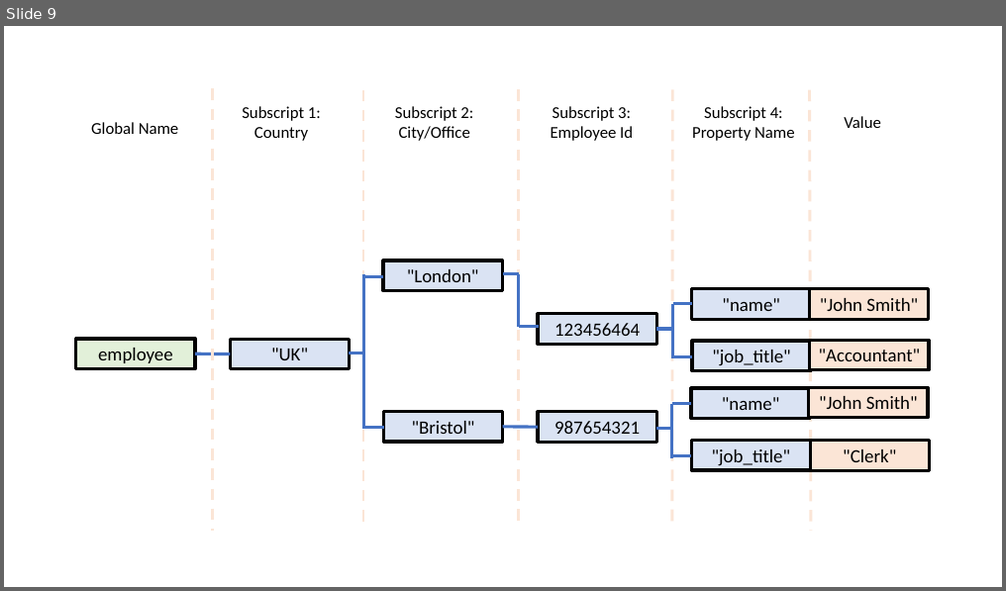
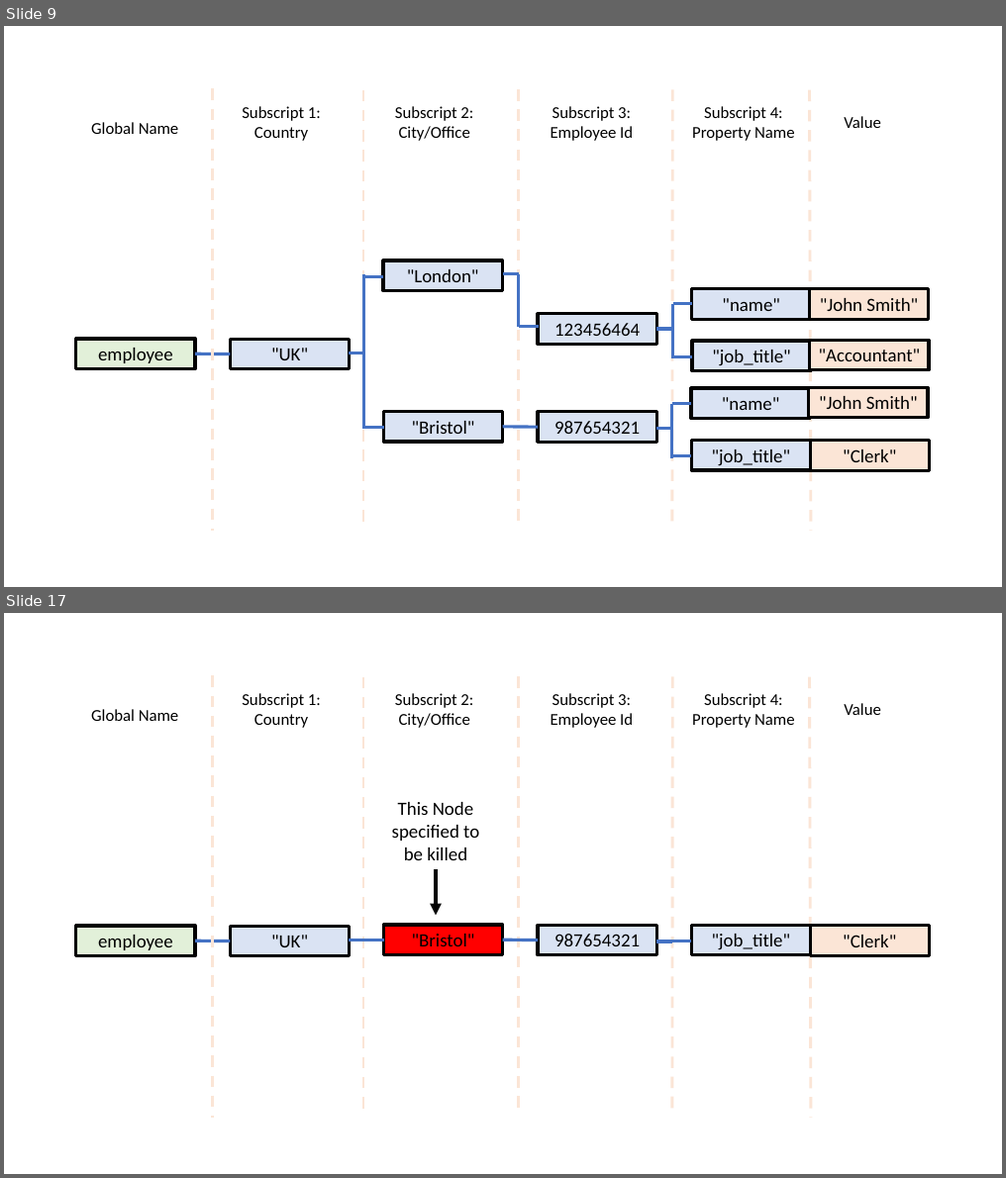
Before and after one commit to robtweed/global_storage, a slide deck: diagrams/global_storage.pptx. Shown one above the other, each under a label of ours: slide 9 before the commit, slides 9 and 17 after it; the slides between them are not shown. The pictures are 1006x591 and 1006x1178 pixels, drawn with LibreOffice and Linux fonts; fonts in the diff are those of the drawing. Boxes give left, top, right and bottom in pixels: in the first picture for what was removed or moved away, otherwise in the second. Text is boxed around its words. In the diff, an @@ line names an element or a change of style, - is before the commit and + after.

```diff
--- a/diagrams/global_storage.pptx
+++ b/diagrams/global_storage.pptx
@@ slide 17 added at <box>4,613,1002,1174</box>, background #FFFFFF @@
@@ line added from (212, 676) to (212, 1118), #FBE5D6 2.75 pt dashed @@
@@ text added at <box>242,693,321,728</box>, 16 pt, text #000000 @@
+Subscript 1:
+Country
@@ line added from (363, 677) to (363, 1110), #FBE5D6 2.75 pt dashed @@
@@ text added at <box>395,693,473,728</box>, 16 pt, text #000000 @@
+Subscript 2:
+City/Office
@@ line added from (519, 676) to (519, 1110), #FBE5D6 2.75 pt dashed @@
@@ text added at <box>550,693,633,728</box>, 16 pt, text #000000 @@
+Subscript 3:
+Employee Id
@@ line added from (672, 676) to (672, 1110), #FBE5D6 2.75 pt dashed @@
@@ text added at <box>692,693,795,728</box>, 16 pt, text #000000 @@
+Subscript 4:
+Property Name
@@ line added from (810, 677) to (811, 1118), #FBE5D6 2.75 pt dashed @@
@@ text added at <box>91,709,179,721</box>, 16 pt, text #000000 @@
+Global Name
@@ text added at <box>844,703,881,715</box>, 16 pt, text #000000 @@
+Value
@@ text added at <box>392,802,479,861</box>, 18 pt, text #000000 @@
+This Node
+specified to
+be killed
@@ arrow added from (436, 869) to (436, 916), #000000 3.75 pt @@
@@ rectangle added at <box>76,926,195,956</box>, fill #E2F0D9, outline #000000 3 pt, 18 pt, text #000000 @@
+employee
@@ rectangle added at <box>230,926,350,956</box>, fill #DAE3F3, outline #000000 3 pt, 18 pt, text #000000 @@
+"UK"
@@ rectangle added at <box>383,925,503,956</box>, fill #FF0000, outline #000000 3 pt, 18 pt, text #000000 @@
+"Bristol"
@@ rectangle added at <box>538,925,656,956</box>, fill #DAE3F3, outline #000000 3 pt, 18 pt, text #000000 @@
+987654321
@@ rectangle added at <box>691,925,810,956</box>, fill #DAE3F3, outline #000000 3 pt, 18 pt, text #000000 @@
+"job_title"
@@ rectangle added at <box>810,926,930,956</box>, fill #FBE5D6, outline #000000 3 pt, 18 pt, text #000000 @@
+"Clerk"
@@ line added from (195, 941) to (230, 942), #4472C4 3 pt @@
@@ line added from (349, 941) to (364, 941), #4472C4 3 pt @@
@@ line added from (364, 940) to (384, 940), #4472C4 3 pt @@
@@ line added from (503, 940) to (538, 940), #4472C4 3 pt @@
@@ line added from (656, 942) to (672, 942), #4472C4 3 pt @@
@@ line added from (672, 942) to (691, 942), #4472C4 3 pt @@
```
Also in this commit, not shown: 12 other slides added, 3 other files.
